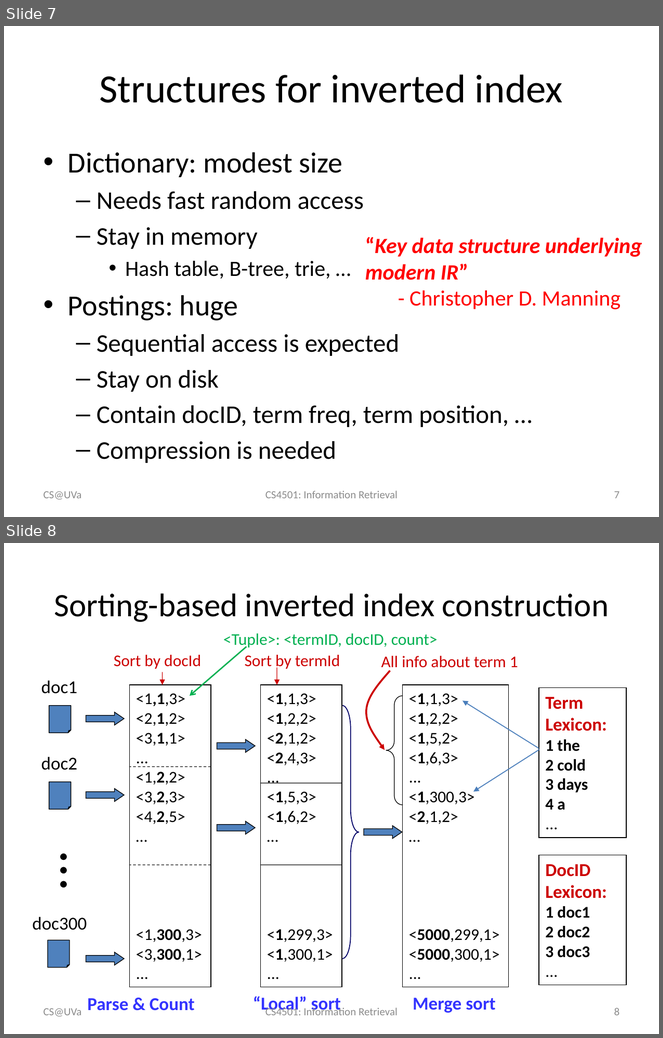
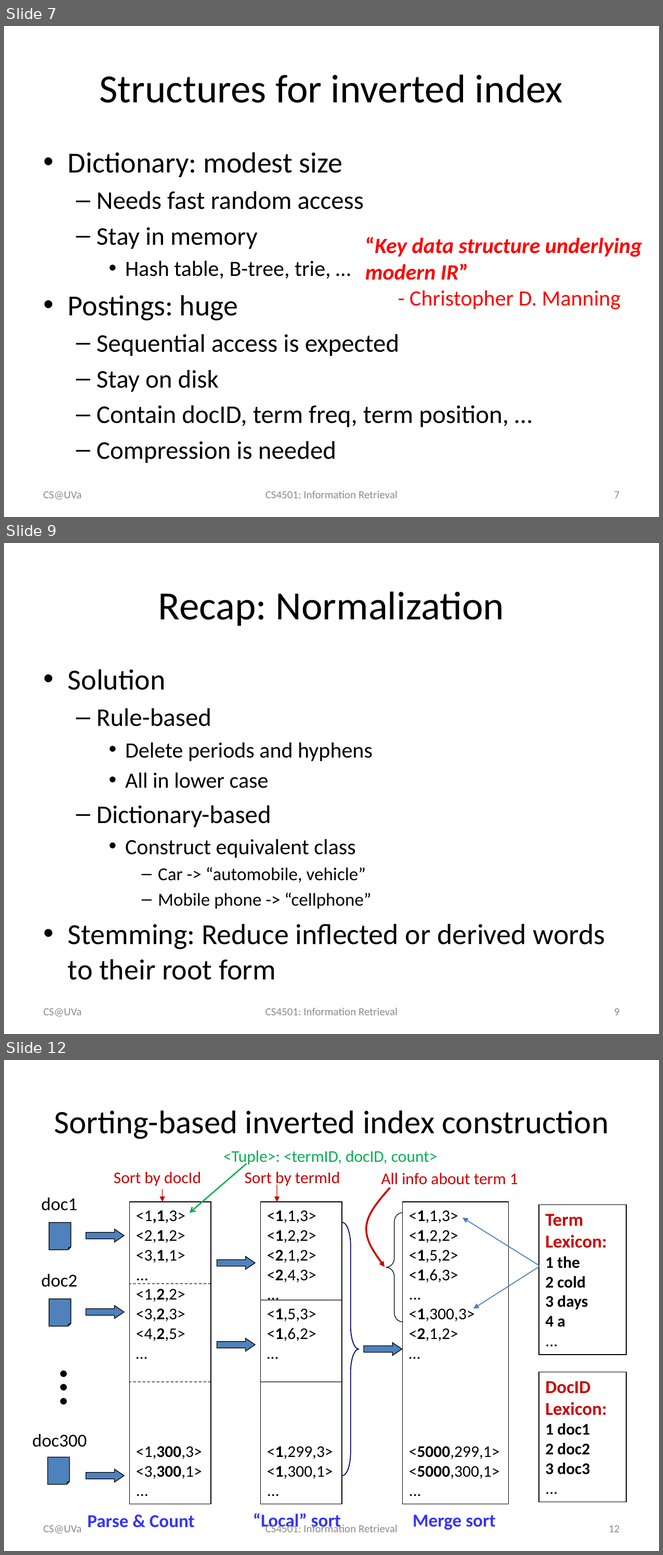
Before and after one commit to wang296/IR2015, a slide deck: docs/Inverted Index.pptx. Shown one above the other, each under a label of ours: slides 7 and 8 before the commit, slides 7, 9 and 12 after it; the slides between them are not shown. The pictures are 663x1038 and 663x1555 pixels, drawn with LibreOffice and Linux fonts; fonts in the diff are those of the drawing. Boxes give left, top, right and bottom in pixels: in the first picture for what was removed or moved away, otherwise in the second. Text is boxed around its words. In the diff, an @@ line names an element or a change of style, - is before the commit and + after.

```diff
--- a/docs/Inverted Index.pptx
+++ b/docs/Inverted Index.pptx
@@ slide 9 added at box(4, 543, 659, 1034), background #FFFFFF @@
@@ title added at box(158, 591, 505, 626), 44 pt, text #000000 @@
+Recap: Normalization
@@ text added at box(68, 669, 606, 980), 32 pt, text #000000 @@
+• Solution
+  – Rule-based
+    • Delete periods and hyphens
+    • All in lower case
+  – Dictionary-based
+    • Construct equivalent class
+      – Car -> “automobile, vehicle”
+      – Mobile phone -> “cellphone”
+• Stemming: Reduce inflected or derived words to their root form
@@ text added at box(44, 1008, 82, 1017), 12 pt, text #8C8C8C @@
+CS@UVa
@@ text added at box(266, 1008, 398, 1016), 12 pt, text #8C8C8C @@
+CS4501: Information Retrieval
@@ page number added at box(614, 1008, 620, 1016), 12 pt, text #8C8C8C @@
+9
@@ what was slide 8 is now slide 12 @@
@@ page number at box(609, 1525, 620, 1533): text changed @@
-8
+12
```
Also in this commit, not shown: 2 slides changed, 4 other slides added, 3 other files.
